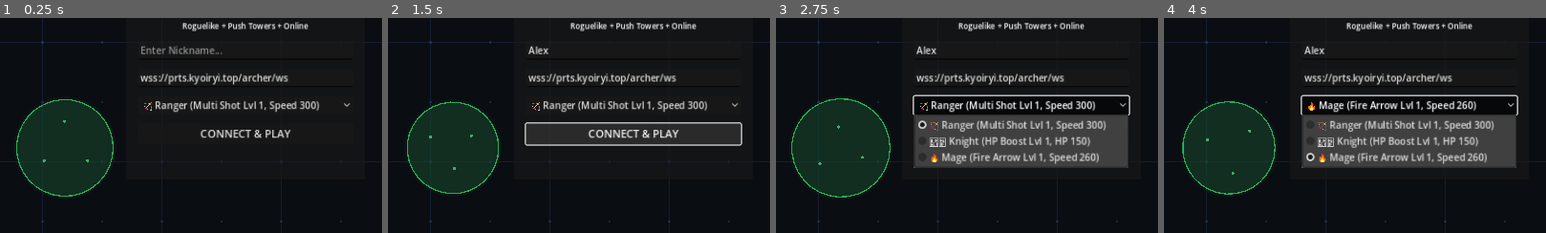
Above: before the commit, frames 1-4 (left to right).
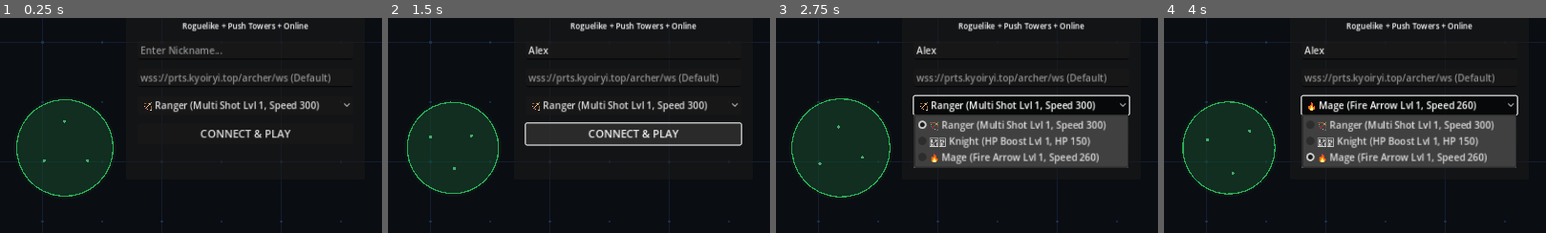
Above: after the commit, the same moments.

Repository: KYoiRyi/partygame-archer
Game: Godot game, scene res://Main.tscn
The game is run twice, just before and just after one commit, with the same random seed, the same clock (stepped at 60 frames per second) and the same inputs.
Inputs (mouse positions are % of the whole screen's width and height, from its top left):
- Up to frame 1 (0.25 s): no input
- Up to frame 2 (1.5 s): click (50, 44) at 0.52 s; type "Alex" at 0.6 s; click "CONNECT & PLAY" at 1.25 s
- Up to frame 3 (2.75 s): click "🏹 Ranger (Multi Shot Lvl 1, S…" at 2 s
- Up to frame 4 (4 s): move the mouse to (45, 70) at 2.77 s; hold W 2.78-3.5 s; click (45, 70) at 2.92 s; click "🔥 Mage (Fire Arrow Lvl 1, Spe…" at 3.5 s
The pictures show only the part of the screen within x 18-68%, y 36-86%; the shares and areas given below are measured in that part.

The runs differ from the first frame. In frame 1, 0.9% of the frame differs, in the area x 36-87%, y 25-32%; in frame 2, 0.9%; in frame 3, 0.9%; in frame 4, 0.9%.

Commit message:
fix: prefill ServerInput placeholder only and auto-prepend ws:// for custom localhost IPs

Diff:
--- a/client/Main.gd
+++ b/client/Main.gd
@@ -76,7 +76,8 @@
 		$UI/Lobby/Panel/VBox/ServerInput.visible = false
 	else:
 		$UI/Lobby/Panel/VBox/ServerInput.visible = true
-		$UI/Lobby/Panel/VBox/ServerInput.text = "wss://prts.kyoiryi.top/archer/ws"
+		$UI/Lobby/Panel/VBox/ServerInput.text = ""
+		$UI/Lobby/Panel/VBox/ServerInput.placeholder_text = "wss://prts.kyoiryi.top/archer/ws (Default)"
 
 	# Dynamic OptionButton for Hero Selection
 	hero_select_btn = OptionButton.new()
@@ -310,7 +311,14 @@
 		# Fallback for local editor / APK development
 		var server_input_text = $UI/Lobby/Panel/VBox/ServerInput.text.strip_edges()
 		if server_input_text != "":
-			server_url = server_input_text
+			var final_url = server_input_text
+			if not (final_url.begins_with("ws://") or final_url.begins_with("wss://")):
+				final_url = "ws://" + final_url
+			# If the input doesn't have a path component (e.g. ws://localhost:8090), append /ws
+			var path_start = final_url.find("/", 6) # find after ws:// or wss://
+			if path_start == -1:
+				final_url = final_url + "/ws"
+			server_url = final_url
 		else:
 			server_url = "wss://prts.kyoiryi.top/archer/ws"
 
Not shown, changed: dist/index.html
Not shown, changed: dist/index.pck
